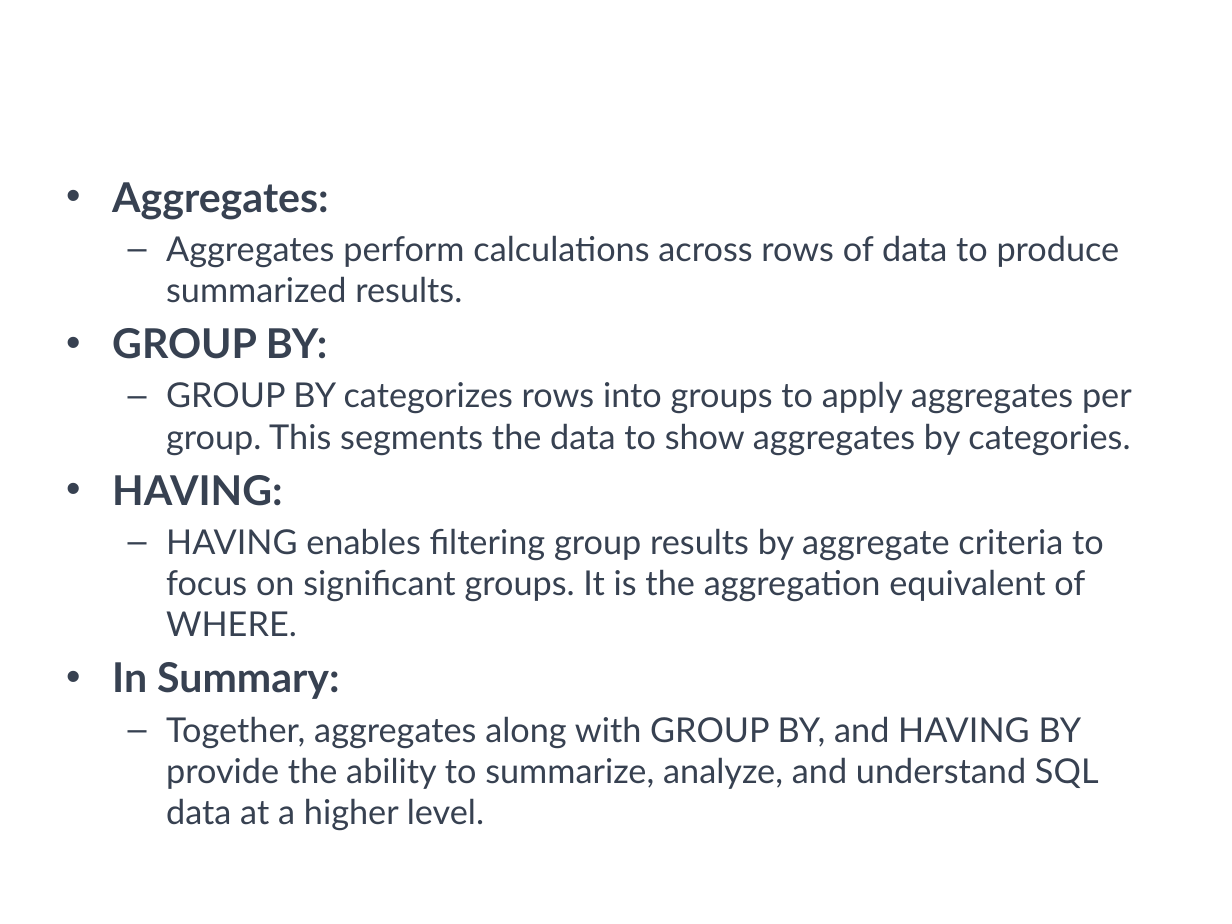
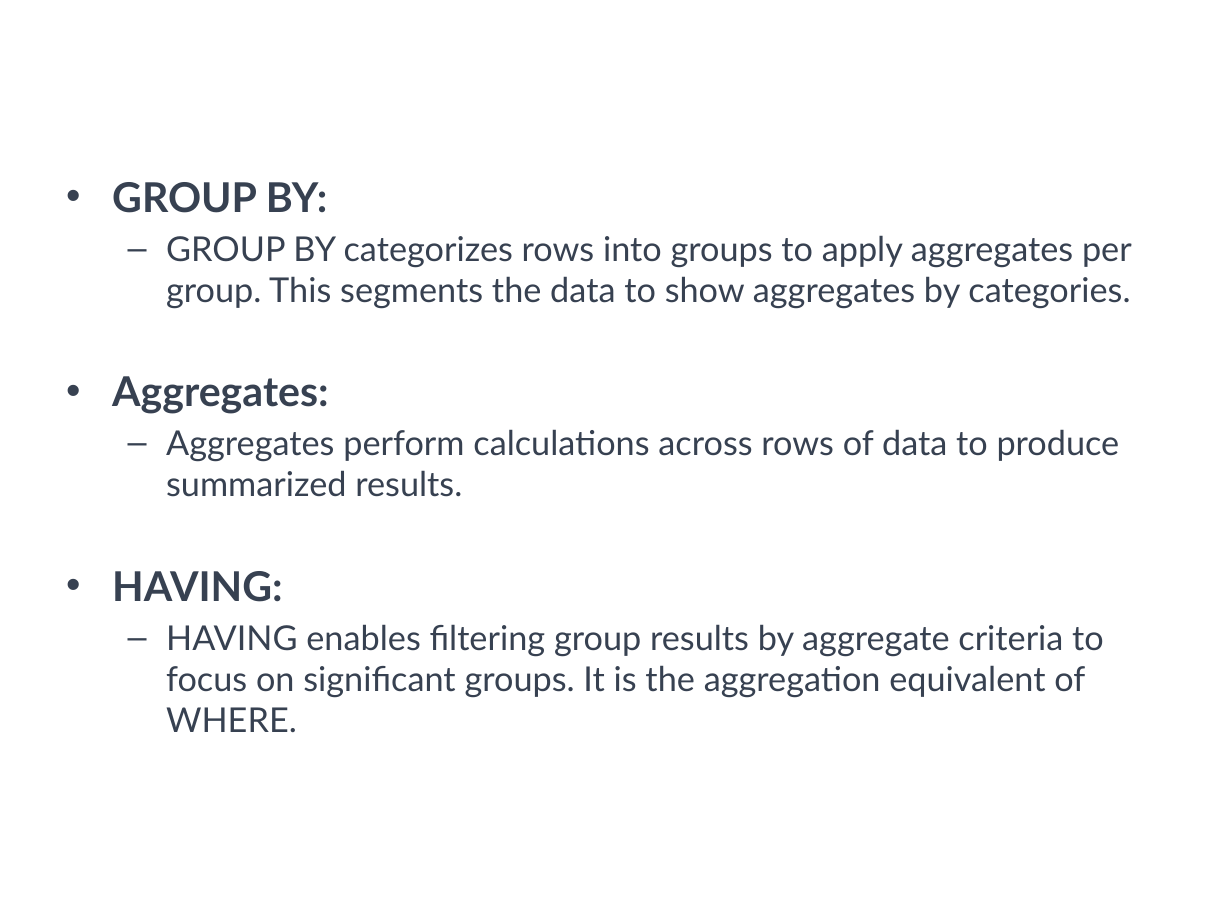
Before and after one commit to a099954/ABC-Program, a slide deck: slide 17 of SQL/Day 3 Aggregates/Aggregates.pptx (slide 24 before the commit). Drawn at 1232x924 pixels with LibreOffice and Linux fonts; fonts in the diff are those of the drawing; background and template pictures are left out. Boxes give left, top, right and bottom in pixels: in the first picture for what was removed or moved away, otherwise in the second. Text is boxed around its words. In the diff, an @@ line names an element or a change of style, - is before the commit and + after.

```diff
--- a/SQL/Day 3 Aggregates/Aggregates.pptx
+++ b/SQL/Day 3 Aggregates/Aggregates.pptx
@@ text at <box>112,182,1132,309</box>: paragraphs added @@
+• GROUP BY:
+  – GROUP BY categorizes rows into groups to apply aggregates per group. This segments the data to show aggregates by categories.
@@ text at <box>112,328,1132,455</box>: paragraphs removed @@
-• GROUP BY:
-  – GROUP BY categorizes rows into groups to apply aggregates per group. This segments the data to show aggregates by categories.
@@ text at <box>112,662,1099,830</box>: paragraphs removed @@
-• In Summary:
-  – Together, aggregates along with GROUP BY, and HAVING BY provide the ability to summarize, analyze, and understand SQL data at a higher level.
```
Also in this commit, not shown: 12 other slides changed, 4 slides added, 14 slides removed, 7 other files.
